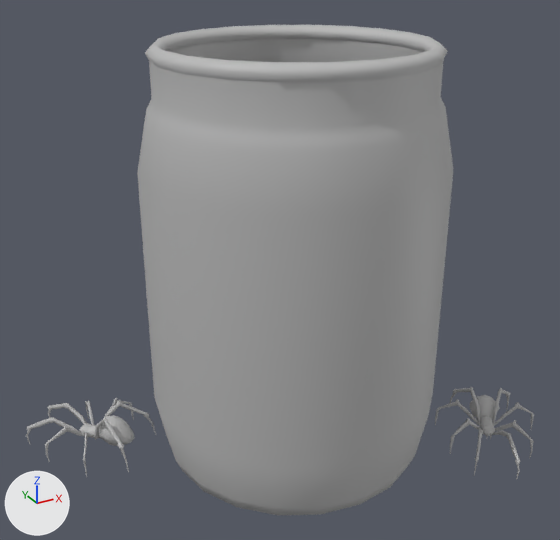
The Blender file MovistarExperience/StrangerThings/EscapeRoom/SM_BlackWidow/SM_BlackWidow.blend, before and after one commit.
Before and after are seen from a 50 mm camera at (0.178, 0.963, 0.795) aimed at (0.326, 1.232, 0.66). Lighting does not change. The marker at lower left points along +X, +Y and +Z.

In view in the first picture: 'BlackWidow_02', 'BlackWidow_03', 'Jar'.
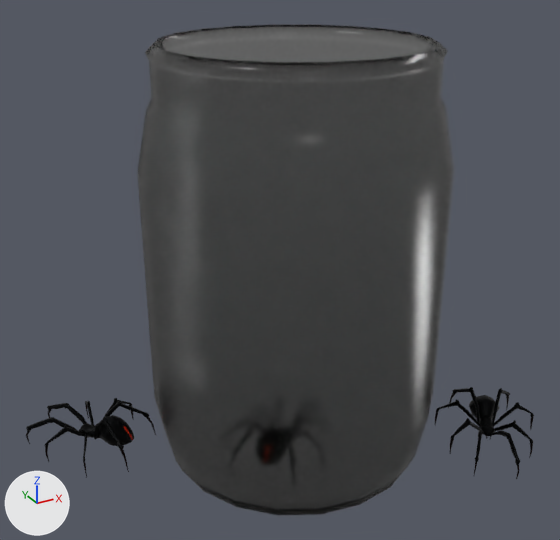
Where the newer file only moved an object's origin or applied its transform, the numbers keep the older frame.

What differs and where, as boxes (x1, y1, x2, y2) in the pictures (560 x 540 px):
'Jar', recoloured (grey to black)
    both: (137, 25, 453, 515)
'BlackWidow_03', recoloured, moved (grey to black)
    before: (26, 398, 156, 477)
    after: (26, 398, 156, 478)
'BlackWidow_02', recoloured (grey to black)
    both: (435, 387, 534, 479)

Edits to the bpy script that builds the scene:
```text
Add img_t_blackwidow01_bc_png:
    img_t_blackwidow01_bc_png = load_image('T_BlackWidow01_BC.png', 'T_BlackWidow01_BC.png', 1024, 1024, 'sRGB')
Add img_t_blackwidow01_n_png:
    img_t_blackwidow01_n_png = load_image('T_BlackWidow01_N.png', 'T_BlackWidow01_N.png', 1024, 1024, 'sRGB')
Add mat_m_blackwidow01:
    mat_m_blackwidow01 = bpy.data.materials.new('M_BlackWidow01')
    # uses the picture img_t_blackwidow01_bc_png
    # uses the picture img_t_blackwidow01_n_png
Add mat_m_blackwidow02:
    mat_m_blackwidow02 = bpy.data.materials.new('M_BlackWidow02')
    mat_m_blackwidow02.use_nodes = True; mat_m_blackwidow02.node_tree.nodes.clear()
    _N = mat_m_blackwidow02.node_tree.nodes; _L = mat_m_blackwidow02.node_tree.links
    n0 = _N.new('ShaderNodeOutputMaterial'); n0.name = 'Material Output'
    n1 = _N.new('ShaderNodeBsdfGlass'); n1.name = 'Glass BSDF'
    n1.distribution = 'BECKMANN'
    n1.inputs[0].default_value = (0.68, 0.68, 0.68, 1.0)  # 'Color', light grey #d7d7d7
    n1.inputs[1].default_value = 0.252  # 'Roughness'
    n1.inputs[2].default_value = 1.25  # 'IOR'
    _L.new(n1.outputs[0], n0.inputs[0])  # 'BSDF' to 'Surface'
Change me_mesh:
    where me_mesh.from_pydata(...)  # 422 vertices, 440 faces; spans x -0.064..0.064, y 0.0..0.186, z -0.064..0.064
    remove me_mesh.materials.append(mat_lambert1)  # grey #bcbcbc
    add me_mesh.materials.append(mat_m_blackwidow02)
Change me_mesh_003:
    where me_mesh_003.from_pydata(...)  # 545 vertices, 622 faces; spans x 0.0079..0.055, y 0.0002..0.0218, z 0.0643..0.1203
    used by ob_blackwidow_03; parent = ob_sm_blackwidow; location = (0.334, 1.233, 0.569); rotation_euler = (-1.571, -3.142, 0.778), in degrees (-90, -180, 45)
    remove me_mesh_003.materials.append(mat_lambert1)  # grey #bcbcbc
    me_mesh_003 part 1: the whole mesh is moved by (-0.0298, 0.0041, -0.1043)
    add me_mesh_003.materials.append(mat_m_blackwidow01)
Change me_mesh_002:
    where me_mesh_002.from_pydata(...)  # 545 vertices, 622 faces; spans x 0.0692..0.1163, y 0.0002..0.0218, z -0.0333..0.0227
    remove me_mesh_002.materials.append(mat_lambert1)  # grey #bcbcbc
    add me_mesh_002.materials.append(mat_m_blackwidow01)
Change ob_blackwidow_03:
    ob_blackwidow_03.location: (0.334, 1.233, 0.569) -> (0.239, 1.286, 0.565)
```
